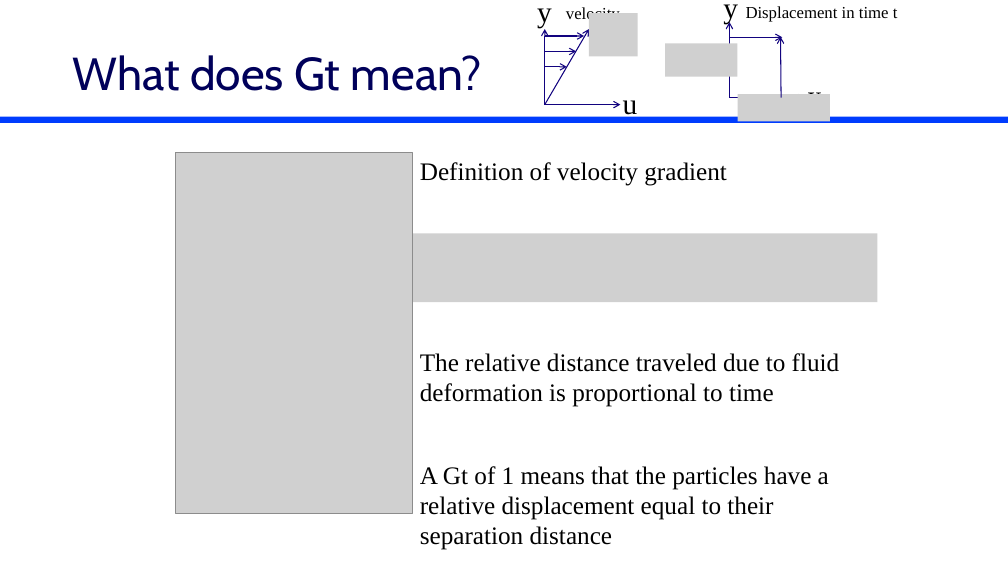
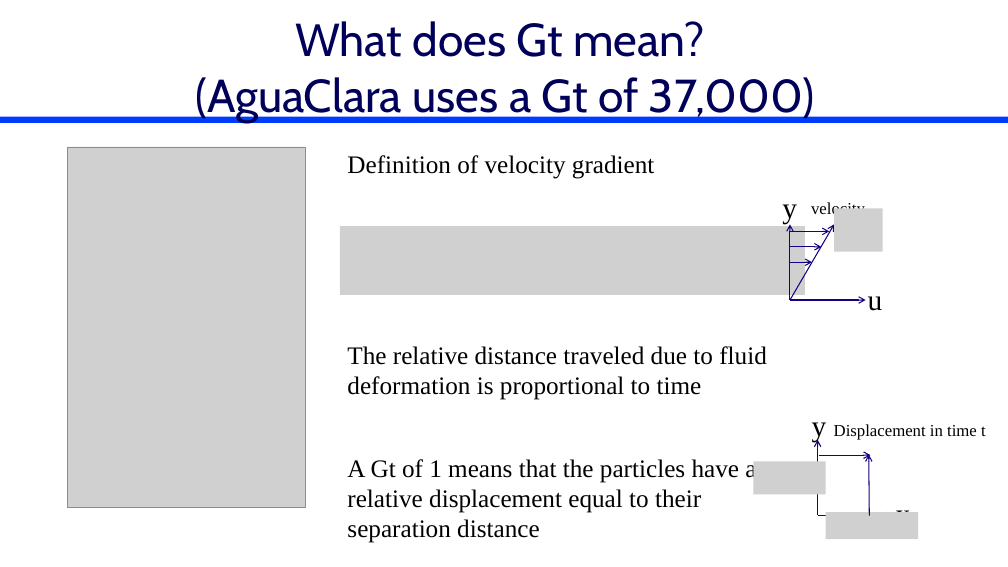
Before and after one commit to monroews/CEE4520Lectures, a slide deck: slide 24 of Flocculation Model.pptx (slide 38 before the commit). Drawn at 1008x567 pixels with LibreOffice and Linux fonts; fonts in the diff are those of the drawing; grey boxes stand for pictures; background and template pictures are left out. Boxes give left, top, right and bottom in pixels: in the first picture for what was removed or moved away, otherwise in the second. Text is boxed around its words. In the diff, an @@ line names an element or a change of style, - is before the commit and + after.

```diff
--- a/Flocculation Model.pptx
+++ b/Flocculation Model.pptx
@@ title at (195,21,815,123): text changed @@
-What does Gt mean?
+What does Gt mean?
+(AguaClara uses a Gt of 37,000)
@@ picture removed at (589,13,637,56) @@
@@ picture removed at (665,44,738,77) @@
@@ picture: place and size @@
-picture at (175,152,413,513)
+picture at (68,147,306,507)
@@ text "Definition of velocity gradient": place and size @@
-text "Definition of velocity gradient" at (420,162,727,186)
+text "Definition of velocity gradient" at (347,155,655,179)
@@ picture added at (834,209,882,252) @@
@@ picture: place and size @@
-picture at (413,234,878,302)
+picture at (340,226,805,295)
@@ 6 arrows, 3 texts: place and size @@
-6 arrows, 3 texts at (537,7,638,120)
+6 arrows, 3 texts at (782,202,883,311)
@@ text "The relative distance traveled due ...": place and size @@
-text "The relative distance traveled due ..." at (420,353,840,407)
+text "The relative distance traveled due ..." at (347,346,767,400)
@@ text "A Gt of 1 means ...": place and size @@
-text "A Gt of 1 means ..." at (420,466,829,550)
+text "A Gt of 1 means ..." at (347,459,756,543)
@@ picture added at (754,461,827,495) @@
@@ 3 texts, 3 arrows: place and size @@
-3 texts, 3 arrows at (723,4,898,98)
+3 texts, 3 arrows at (812,422,986,516)
@@ arrow moved from (781, 98) - (780, 37) to (870, 516) - (869, 454) @@
@@ picture: place and size @@
-picture at (738,95,830,122)
+picture at (826,512,918,539)
```
Also in this commit, not shown: 19 other slides changed, 11 slides added, 7 slides removed.
